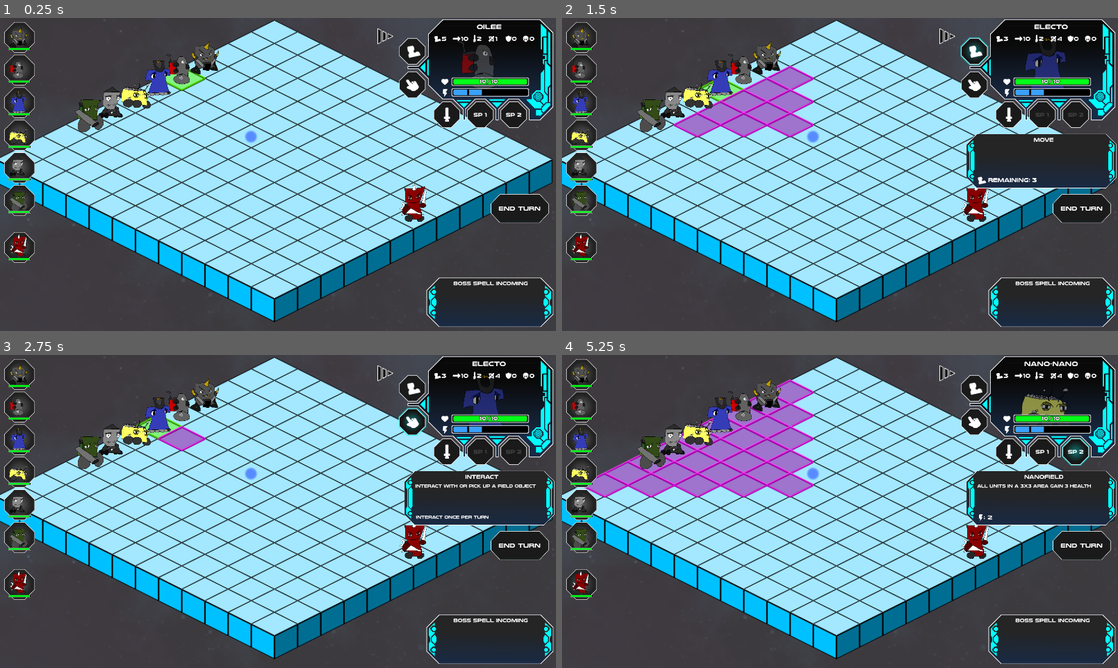
Above: before the commit, frames 1-4 (two rows, left to right).
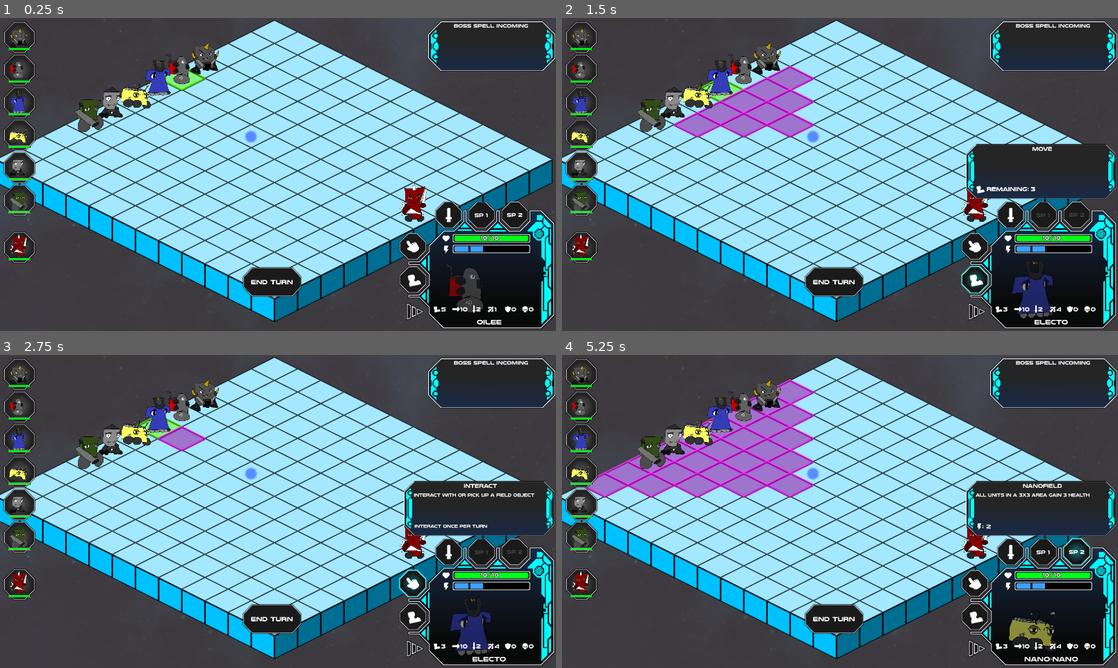
Above: after the commit, the same moments.

Repository: ScottHo/tactics
Game: Godot game, scene res://level.tscn
The game is run twice, just before and just after one commit, with the same random seed, the same clock (stepped at 60 frames per second) and the same inputs.
Inputs (mouse positions are in pixels of both pictures, inside the frame that each line leads up to; where the layout moved, square brackets give the same spot in the first picture):
- Up to frame 1 (0.25 s): no input
- Up to frame 2 (1.5 s): click "End Turn" at 0.5 s; click (973, 280) [973, 52] at 1.25 s
- Up to frame 3 (2.75 s): click (411, 583) [411, 420] at 2 s
- Up to frame 4 (5.25 s): click (1012, 552) [1006, 452] at 2.75 s; click "End Turn" at 3.5 s; click "SP 1" at 4.25 s; click "SP 2" at 5 s

The runs differ from the first frame. In frame 1, 18% of the frame differs, in the area x 0-100%, y 0-100%; in frame 2, 20%; in frame 3, 20%; in frame 4, 20%.

Commit message:
Add shadows to UI elements

Diff:
--- a/ActionFactory.gd
+++ b/ActionFactory.gd
@@ -12,7 +12,7 @@
             _ent.loseHP(user.get_damage())
         return
     var d = "Deals damage to any target. Gains 1 Threat."
-    _add_test_action(ent, "Attack", d, 0, -1, false, 0, [], base_effect, true, ActionType.ATTACK)
+    _add_test_action(ent, "Normal Attack", d, 0, -1, false, 0, [], base_effect, true, ActionType.ATTACK)
     return
 
 static func add_exert(ent: Entity, type: int):
--- a/DragService.gd
+++ b/DragService.gd
@@ -8,10 +8,10 @@
 @onready var cam = $"../Camera2D"
 
 func _ready():
-    max_x = cam.position.x + 300
-    max_y = cam.position.y + 200
-    min_x = cam.position.x - 300
-    min_y = cam.position.y - 200
+    max_x = cam.position.x + 1000
+    max_y = cam.position.y + 600
+    min_x = cam.position.x - 1000
+    min_y = cam.position.y - 600
     return
 
 func _input(event):
@@ -22,8 +22,8 @@
                 return
             MOUSE_BUTTON_WHEEL_UP:
                 cam.zoom += Vector2(.05, .05)
-                cam.zoom.x = min(cam.zoom.x, 1)
-                cam.zoom.y = min(cam.zoom.y, 1)
+                cam.zoom.x = min(cam.zoom.x, 1.1)
+                cam.zoom.y = min(cam.zoom.y, 1.1)
                 return
             MOUSE_BUTTON_WHEEL_DOWN:
                 cam.zoom -= Vector2(.05, .05)
--- a/menu.tscn
+++ b/menu.tscn
@@ -73,10 +73,10 @@
 offset_bottom = 73.0
 
 [node name="MechanicContainer" type="ReferenceRect" parent="."]
-offset_left = 1177.1
-offset_top = 716.194
-offset_right = 1569.1
-offset_bottom = 871.194
+offset_left = 1178.09
+offset_top = 4.84729
+offset_right = 1570.09
+offset_bottom = 159.847
 scale = Vector2(0.9, 0.9)
 
 [node name="Short-panel" type="Sprite2D" parent="MechanicContainer"]
@@ -104,10 +104,10 @@
 autowrap_mode = 2
 
 [node name="DescriptionContainer" type="ReferenceRect" parent="."]
-offset_left = 1115.52
-offset_top = 321.268
-offset_right = 1530.52
-offset_bottom = 471.268
+offset_left = 1111.95
+offset_top = 346.241
+offset_right = 1526.95
+offset_bottom = 496.241
 
 [node name="Sci-fi-ui-panels" type="Sprite2D" parent="DescriptionContainer"]
 position = Vector2(0.84082, -0.840912)
@@ -213,37 +213,37 @@
 text = "Interact once per turn"
 
 [node name="TurnButton" type="Button" parent="."]
-offset_left = 1350.73
-offset_top = 480.651
-offset_right = 1520.73
-offset_bottom = 570.651
+offset_left = 667.028
+offset_top = 684.307
+offset_right = 837.028
+offset_bottom = 774.307
 focus_mode = 0
 theme = ExtResource("4_cvwx3")
 theme_override_font_sizes/font_size = 18
 text = "End Turn"
 
 [node name="CharacterContainer" type="ReferenceRect" parent="."]
-offset_left = 1051.76
-offset_top = -13.0564
-offset_right = 1651.76
-offset_bottom = 386.944
+offset_left = 1052.68
+offset_top = 540.724
+offset_right = 1652.68
+offset_bottom = 940.724
 scale = Vector2(0.8, 0.8)
 
 [node name="CharacterBackground" type="Sprite2D" parent="CharacterContainer"]
-position = Vector2(-22.994, -39.677)
+position = Vector2(-24.7308, -42.6557)
 scale = Vector2(0.42, 0.42)
 texture = ExtResource("6_xc4a1")
 centered = false
 
 [node name="CharacterSprite" type="Sprite2D" parent="CharacterContainer"]
 modulate = Color(1, 1, 1, 0.52549)
-position = Vector2(258.462, 60.3145)
+position = Vector2(213.435, 138.45)
 scale = Vector2(0.25, 0.25)
 texture = ExtResource("8_pd4nx")
 centered = false
 
 [node name="TransparentCharacterFrame" type="Sprite2D" parent="CharacterContainer"]
-position = Vector2(-22.994, -39.677)
+position = Vector2(-24.7308, -42.6557)
 scale = Vector2(0.42, 0.42)
 texture = ExtResource("7_eppjx")
 centered = false
@@ -251,44 +251,44 @@
 [node name="NameLabel" type="Label" parent="CharacterContainer"]
 layout_direction = 3
 layout_mode = 0
-offset_left = 75.7755
-offset_top = 32.1926
-offset_right = 375.776
-offset_bottom = 62.1926
+offset_left = 77.0997
+offset_top = 357.977
+offset_right = 377.1
+offset_bottom = 387.977
 text = "Guy"
 label_settings = SubResource("LabelSettings_ffhj4")
 horizontal_alignment = 1
 vertical_alignment = 1
 
 [node name="HeartSprite" type="Sprite2D" parent="CharacterContainer"]
-position = Vector2(191.267, 204.166)
+position = Vector2(193.916, 51.8682)
 scale = Vector2(0.6, 0.6)
 texture = ExtResource("10_slf17")
 centered = false
 
 [node name="HealthBar" type="TextureProgressBar" parent="CharacterContainer"]
 layout_mode = 0
-offset_left = 239.885
-offset_top = 218.393
-offset_right = 451.885
-offset_bottom = 248.393
+offset_left = 242.534
+offset_top = 66.0952
+offset_right = 454.534
+offset_bottom = 96.0952
 scale = Vector2(1.3, 1.2)
 value = 50.0
 texture_under = ExtResource("14_t4p6o")
 texture_progress = ExtResource("11_60lyq")
 
 [node name="EnergySprite" type="Sprite2D" parent="CharacterContainer"]
-position = Vector2(191.494, 245.07)
+position = Vector2(194.143, 92.7722)
 scale = Vector2(0.6, 0.6)
 texture = ExtResource("9_vl4vh")
 centered = false
 
 [node name="EnergyBar" type="TextureProgressBar" parent="CharacterContainer"]
 layout_mode = 0
-offset_left = 239.885
-offset_top = 255.372
-offset_right = 451.885
-offset_bottom = 285.372
+offset_left = 242.534
+offset_top = 103.074
+offset_right = 454.534
+offset_bottom = 133.074
 scale = Vector2(1.3, 1.2)
 max_value = 5.0
 value = 3.0
@@ -302,10 +302,10 @@
 anchor_top = 0.585268
 anchor_right = 0.496495
 anchor_bottom = 0.590268
-offset_left = 47.6915
-offset_top = -10.9486
-offset_right = 86.6915
-offset_bottom = 10.0514
+offset_left = 50.3401
+offset_top = -163.246
+offset_right = 89.3403
+offset_bottom = -142.246
 text = "999
 "
 label_settings = SubResource("LabelSettings_rmudl")
@@ -319,10 +319,10 @@
 anchor_top = 0.580934
 anchor_right = 0.475386
 anchor_bottom = 0.580934
-offset_left = 101.05
-offset_top = -10.9486
-offset_right = 115.05
-offset_bottom = 16.0514
+offset_left = 103.699
+offset_top = -163.246
+offset_right = 117.699
+offset_bottom = -136.246
 text = "/
 "
 label_settings = SubResource("LabelSettings_ga0sv")
@@ -335,25 +335,25 @@
 anchor_top = 0.580934
 anchor_right = 0.475386
 anchor_bottom = 0.580934
-offset_left = 117.128
-offset_top = -10.6976
-offset_right = 171.128
-offset_bottom = 16.3024
+offset_left = 119.777
+offset_top = -162.995
+offset_right = 173.777
+offset_bottom = -135.995
 text = "999"
 label_settings = SubResource("LabelSettings_fvr2p")
 vertical_alignment = 1
 
 [node name="MovesSprite" type="Sprite2D" parent="CharacterContainer"]
-position = Vector2(193.75, 87.2964)
+position = Vector2(190.442, 327.988)
 scale = Vector2(0.5, 0.5)
 texture = ExtResource("11_d8bxd")
 
 [node name="MovesLabel" type="Label" parent="CharacterContainer"]
 layout_mode = 0
-offset_left = 210.109
-offset_top = 75.8712
-offset_right = 240.109
-offset_bottom = 98.8712
+offset_left = 206.801
+offset_top = 316.562
+offset_right = 240.801
+offset_bottom = 341.562
 theme_override_fonts/font = ExtResource("5_n8sjp")
 theme_override_font_sizes/font_size = 14
 text = "88"
@@ -361,16 +361,16 @@
 vertical_alignment = 1
 
 [node name="SpeedSprite" type="Sprite2D" parent="CharacterContainer"]
-position = Vector2(261.993, 87.2964)
+position = Vector2(258.685, 327.988)
 scale = Vector2(0.5, 0.5)
 texture = ExtResource("19_gtpi5")
 
 [node name="SpeedLabel" type="Label" parent="CharacterContainer"]
 layout_mode = 0
-offset_left = 276.561
-offset_top = 76.2023
-offset_right = 306.561
-offset_bottom = 99.2023
+offset_left = 273.253
+offset_top = 316.893
+offset_right = 307.253
+offset_bottom = 341.893
 theme_override_fonts/font = ExtResource("5_n8sjp")
 theme_override_font_sizes/font_size = 14
 text = "88"
@@ -378,16 +378,16 @@
 vertical_alignment = 1
 
 [node name="DamageSprite" type="Sprite2D" parent="CharacterContainer"]
-position = Vector2(323.313, 87.2964)
+position = Vector2(320.005, 327.988)
 scale = Vector2(0.5, 0.5)
 texture = ExtResource("12_xlgau")
 
 [node name="DamageLabel" type="Label" parent="CharacterContainer"]
 layout_mode = 0
-offset_left = 331.711
-offset_top = 76.2023
-offset_right = 365.711
-offset_bottom = 101.202
+offset_left = 328.403
+offset_top = 316.893
+offset_right = 362.403
+offset_bottom = 341.893
 theme_override_fonts/font = ExtResource("5_n8sjp")
 theme_override_font_sizes/font_size = 14
 text = "88"
@@ -395,16 +395,16 @@
 vertical_alignment = 1
 
 [node name="RangeSprite" type="Sprite2D" parent="CharacterContainer"]
-position = Vector2(380.337, 87.2964)
+position = Vector2(377.029, 327.988)
 scale = Vector2(0.5, 0.5)
 texture = ExtResource("17_diddf")
 
 [node name="RangeLabel" type="Label" parent="CharacterContainer"]
 layout_mode = 0
-offset_left = 394.623
-offset_top = 76.2023
-offset_right = 424.623
-offset_bottom = 99.2023
+offset_left = 391.315
+offset_top = 316.893
+offset_right = 425.315
+offset_bottom = 341.893
 theme_override_fonts/font = ExtResource("5_n8sjp")
 theme_override_font_sizes/font_size = 14
 text = "88"
@@ -412,16 +412,16 @@
 vertical_alignment = 1
 
 [node name="ArmorSprite" type="Sprite2D" parent="CharacterContainer"]
-position = Vector2(439.96, 87.2964)
+position = Vector2(436.652, 327.988)
 scale = Vector2(0.5, 0.5)
 texture = ExtResource("14_m7c37")
 
 [node name="ArmorLabel" type="Label" parent="CharacterContainer"]
 layout_mode = 0
-offset_left = 452.492
-offset_top = 76.2023
-offset_right = 482.492
-offset_bottom = 99.2023
+offset_left = 449.184
+offset_top = 316.893
+offset_right = 483.184
+offset_bottom = 341.893
 theme_override_fonts/font = ExtResource("5_n8sjp")
 theme_override_font_sizes/font_size = 14
 text = "88"
@@ -429,16 +429,16 @@
 vertical_alignment = 1
 
 [node name="ThreatSprite" type="Sprite2D" parent="CharacterContainer"]
-position = Vector2(501.181, 87.2964)
+position = Vector2(497.873, 327.988)
 scale = Vector2(0.5, 0.5)
 texture = ExtResource("13_k180g")
 
 [node name="ThreatLabel" type="Label" parent="CharacterContainer"]
 layout_mode = 0
-offset_left = 512.504
-offset_top = 76.2023
-offset_right = 542.504
-offset_bottom = 99.2023
+offset_left = 509.196
+offset_top = 316.893
+offset_right = 543.196
+offset_bottom = 341.893
 theme_override_fonts/font = ExtResource("5_n8sjp")
 theme_override_font_sizes/font_size = 14
 text = "88"
@@ -447,10 +447,10 @@
 
 [node name="MoveButton" type="Button" parent="CharacterContainer"]
 layout_mode = 0
-offset_left = 59.0
-offset_top = 80.7813
-offset_right = 159.0
-offset_bottom = 180.781
+offset_left = 60.4407
+offset_top = 176.846
+offset_right = 160.441
+offset_bottom = 276.846
 focus_mode = 0
 theme = ExtResource("4_cvwx3")
 theme_type_variation = &"FlatButton"
@@ -460,10 +460,10 @@
 
 [node name="InteractButton" type="Button" parent="CharacterContainer"]
 layout_mode = 0
-offset_left = 59.0
-offset_top = 196.595
-offset_right = 159.0
-offset_bottom = 296.595
+offset_left = 59.293
+offset_top = 62.2533
+offset_right = 159.293
+offset_bottom = 162.253
 focus_mode = 0
 theme = ExtResource("4_cvwx3")
 theme_type_variation = &"FlatButton"
@@ -473,10 +473,10 @@
 
 [node name="AttackButton" type="Button" parent="CharacterContainer"]
 layout_mode = 0
-offset_left = 177.673
-offset_top = 300.0
-offset_right = 277.673
-offset_bottom = 400.0
+offset_left = 182.569
+offset_top = -45.8965
+offset_right = 282.569
+offset_bottom = 54.1035
 focus_mode = 0
 theme = ExtResource("4_cvwx3")
 theme_type_variation = &"FlatButton"
@@ -485,10 +485,10 @@
 
 [node name="Action1Button" type="Button" parent="CharacterContainer"]
 layout_mode = 0
-offset_left = 294.412
-offset_top = 300.0
-offset_right = 394.412
-offset_bottom = 400.0
+offset_left = 295.696
+offset_top = -46.0359
+offset_right = 395.696
+offset_bottom = 53.9641
 focus_mode = 0
 theme = ExtResource("4_cvwx3")
 theme_type_variation = &"FlatButton"
@@ -498,10 +498,10 @@
 
 [node name="Action2Button" type="Button" parent="CharacterContainer"]
 layout_mode = 0
-offset_left = 409.315
-offset_top = 300.0
-offset_right = 509.315
-offset_bottom = 400.0
+offset_left = 410.558
+offset_top = -46.7318
+offset_right = 510.558
+offset_bottom = 53.2682
 focus_mode = 0
 theme = ExtResource("4_cvwx3")
 theme_type_variation = &"FlatButton"
@@ -514,10 +514,10 @@
 offset_bottom = 864.0
 
 [node name="TurnsContainer" type="ReferenceRect" parent="."]
-offset_left = 1050.52
-offset_top = 32.0361
-offset_right = 1090.52
-offset_bottom = 72.0361
+offset_left = 1133.05
+offset_top = 792.391
+offset_right = 1173.05
+offset_bottom = 832.391
 
 [node name="ExpandHover" type="Sprite2D" parent="TurnsContainer"]
 position = Vector2(8.88391, 19.1546)
Binary file changed: Assets/blank-no-glow.png
Binary file changed: Assets/expand-button.png
Binary file changed: Assets/info_box.png
Binary file changed: Assets/info_box_enemy_expanded.png
Binary file changed: Assets/info_box_expanded.png
Binary file changed: Assets/long-vertical.png
Binary file changed: Assets/panel_button.png
Binary file changed: Assets/panel_buttons.png
Binary file changed: Assets/panel_buttons_background.png
Binary file changed: Assets/short-panel.png
